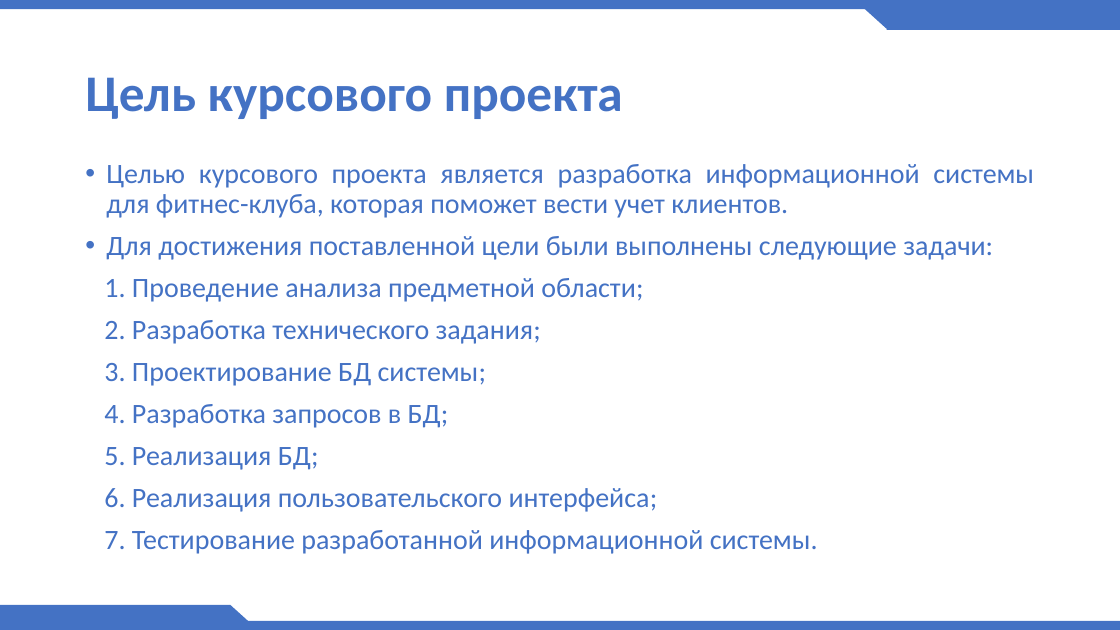
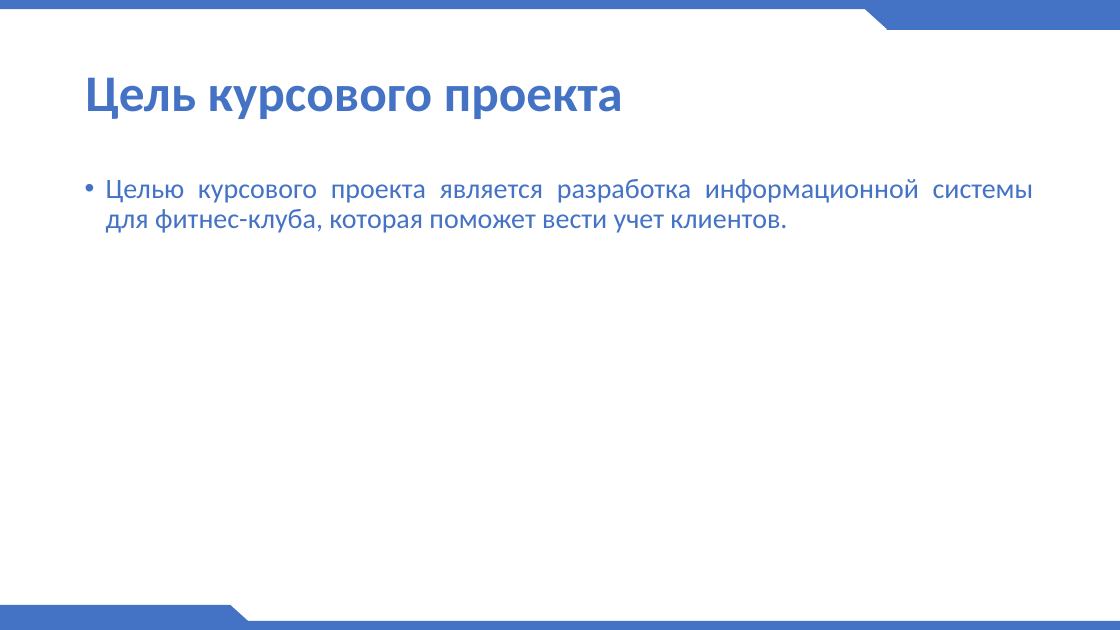
Before and after one commit to zhoyl/WpfApp2_KursRab, a slide deck: slide 2 of prezentation.pptx (slide 3 before the commit). Drawn at 1120x630 pixels with LibreOffice and Linux fonts; fonts in the diff are those of the drawing; background and template pictures are left out. Boxes give left, top, right and bottom in pixels: in the first picture for what was removed or moved away, otherwise in the second. Text is boxed around its words. In the diff, an @@ line names an element or a change of style, - is before the commit and + after.

```diff
--- a/prezentation.pptx
+++ b/prezentation.pptx
@@ text "Целью курсового проекта является разработка ...": place and size @@
-text "Целью курсового проекта является разработка ..." at bbox=[104, 164, 1034, 554]
+text "Целью курсового проекта является разработка ..." at bbox=[106, 179, 1034, 233]
@@ text at bbox=[104, 236, 993, 554]: paragraphs removed @@
-• Для достижения поставленной цели были выполнены следующие задачи:
-1. Проведение анализа предметной области;
-2. Разработка технического задания;
-3. Проектирование БД системы;
-4. Разработка запросов в БД;
-5. Реализация БД;
-6. Реализация пользовательского интерфейса;
-7. Тестирование разработанной информационной системы.
```
Also in this commit, not shown: 2 other slides changed, 8 slides removed, 10 other files.
